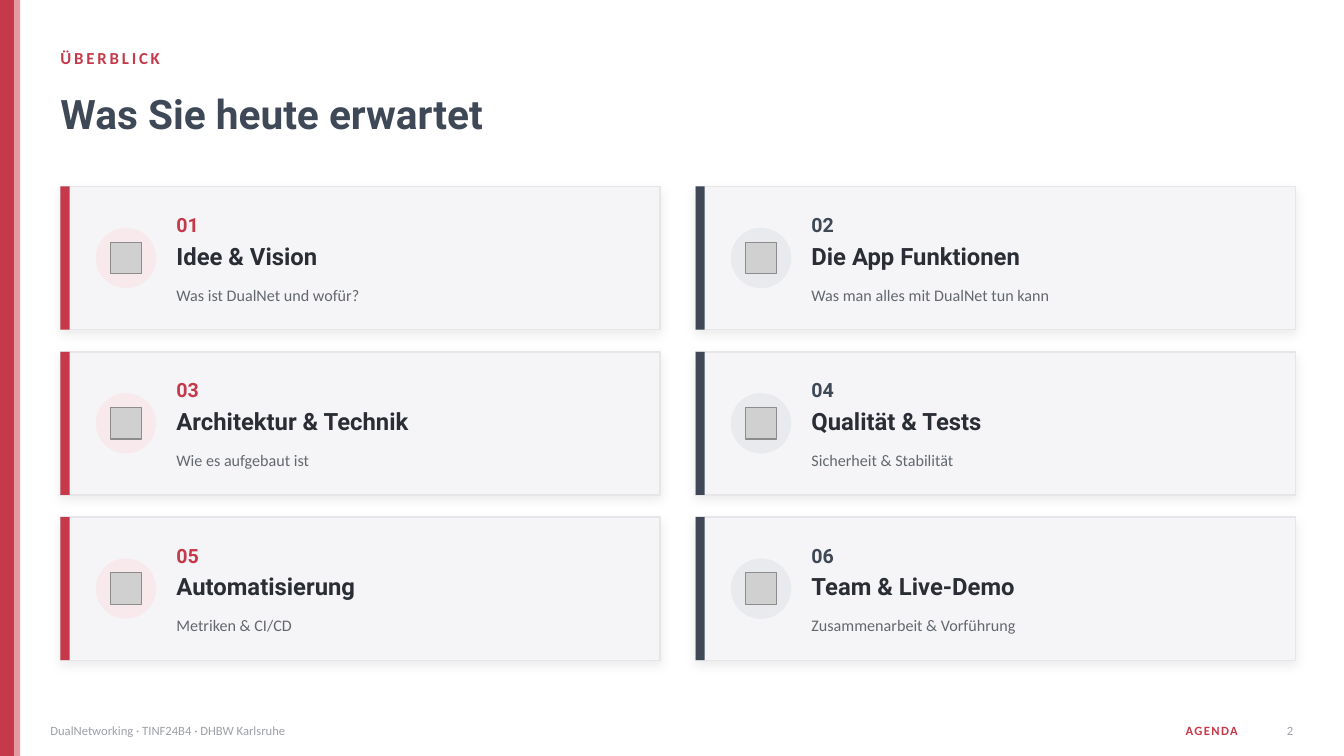
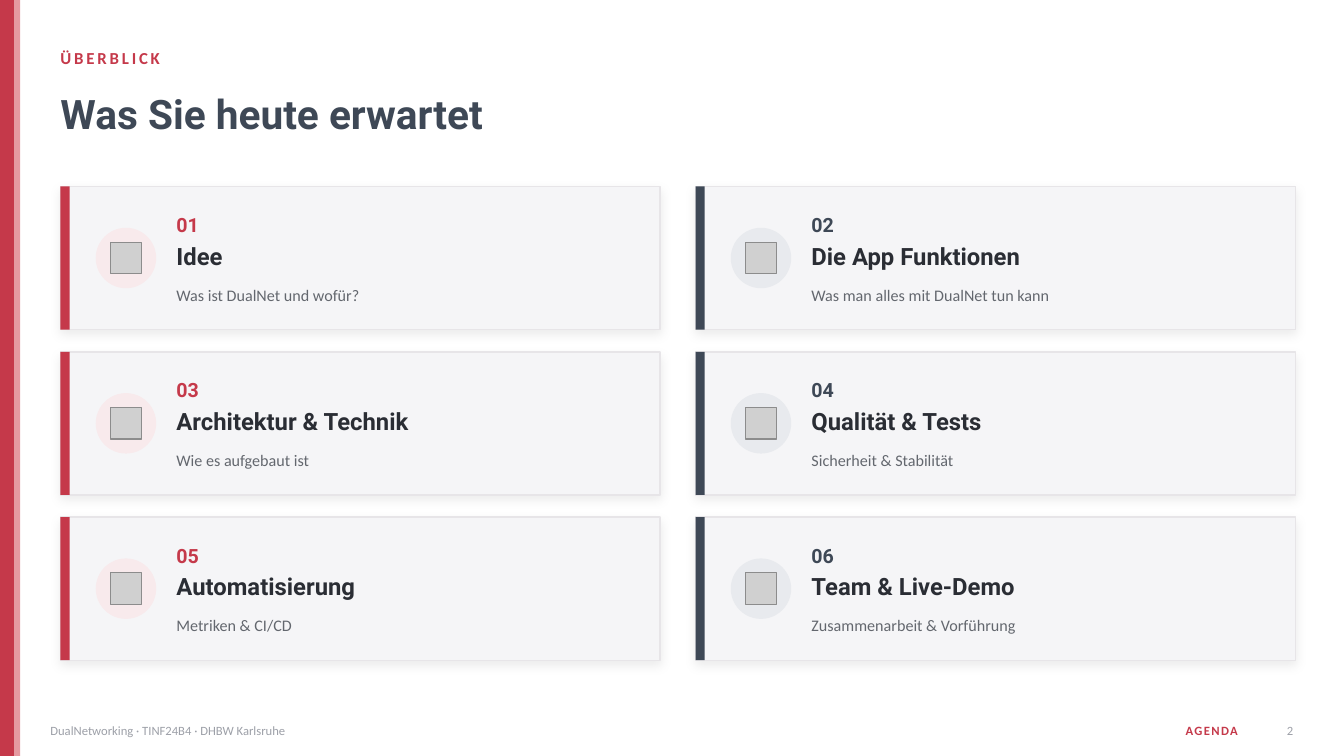
Before and after one commit to DualNetworking/DualNetworking, a slide deck: slide 2 of docs/Abschlusspräsentation/DualNet-Abschlusspraesentation-v2.pptx. Drawn at 1344x756 pixels with LibreOffice and Linux fonts; fonts in the diff are those of the drawing; grey boxes stand for pictures. Boxes give left, top, right and bottom in pixels: in the first picture for what was removed or moved away, otherwise in the second. Text is boxed around its words. In the diff, an @@ line names an element or a change of style, - is before the commit and + after.

Commit message:
Update DualNet-Abschlusspraesentation PPTX file

```diff
--- a/docs/Abschlusspräsentation/DualNet-Abschlusspraesentation-v2.pptx
+++ b/docs/Abschlusspräsentation/DualNet-Abschlusspraesentation-v2.pptx
@@ text at <box>176,247,222,266</box>: text changed @@
-Idee & Vision
+Idee
```
